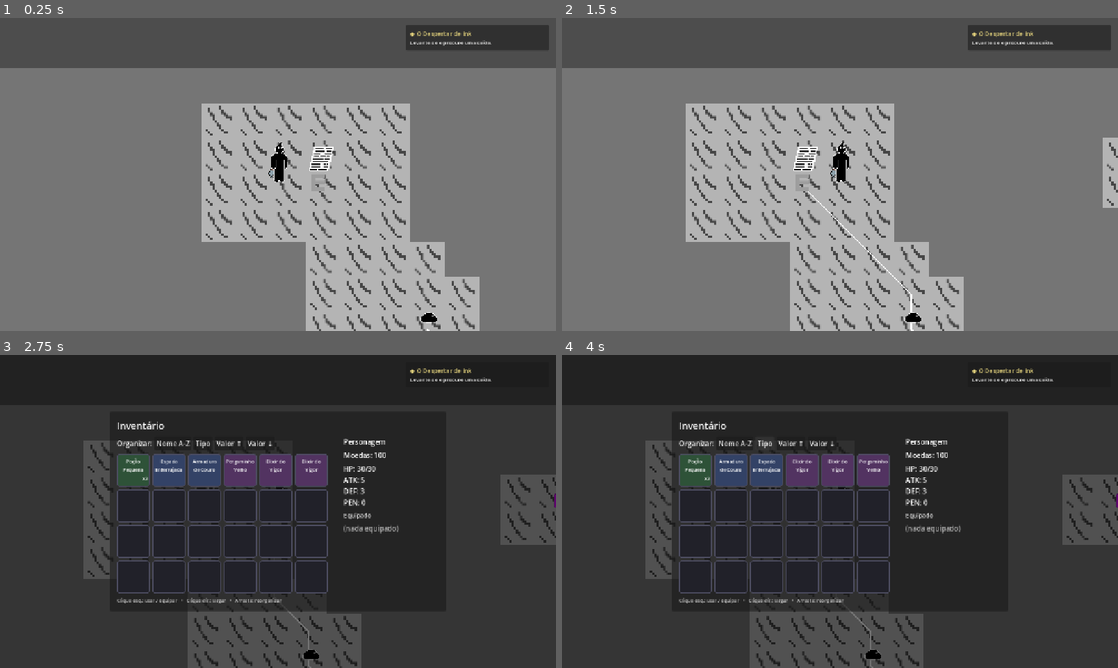
Above: before the commit, frames 1-4 (two rows, left to right).
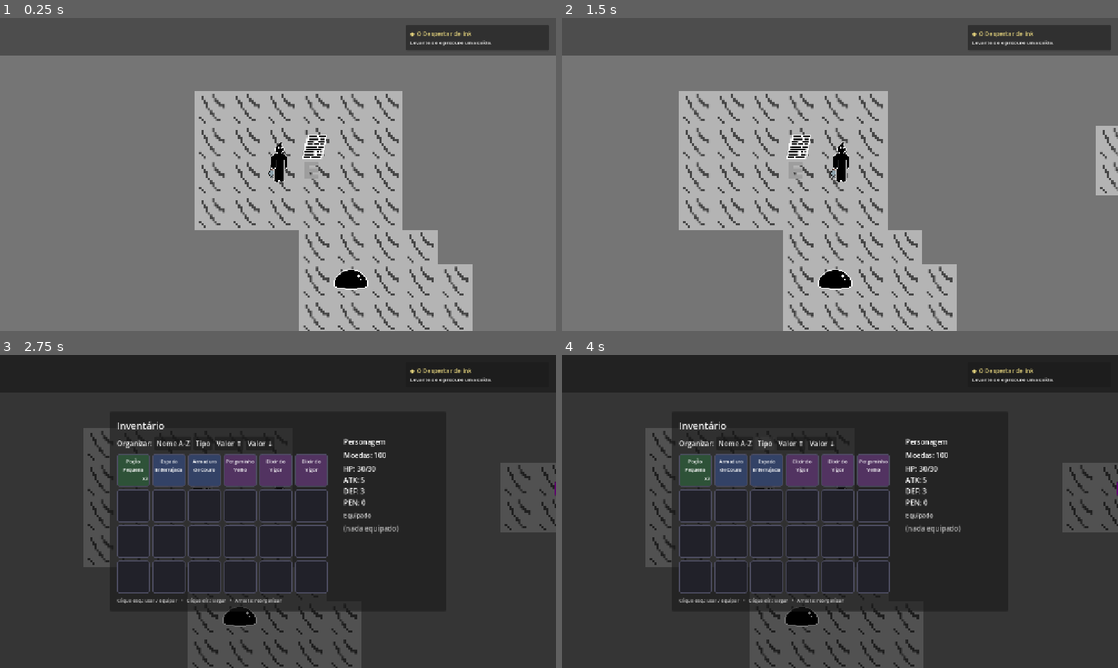
Above: after the commit, the same moments.

Repository: RodrigoAlvys/The-legend-of-Ink
Game: Godot game, scene res://mapas/mapa1.tscn
The game is run twice, just before and just after one commit, with the same random seed, the same clock (stepped at 60 frames per second) and the same inputs.
Inputs (mouse positions are in pixels of both pictures, inside the frame that each line leads up to):
- Up to frame 1 (0.25 s): no input
- Up to frame 2 (1.5 s): tap Enter at 0.5 s; move the mouse to (962, 158) at 0.52 s; hold Right (ui_right) 0.53-1.25 s; hold E (interact) 0.53-1.25 s; click (962, 158) at 0.67 s; drag from (728, 190) to (912, 318) at 1.27 s
- Up to frame 3 (2.75 s): tap Space at 2 s; move the mouse to (333, 442) at 2.02 s; hold Right (ui_right) from 2.03 s (still down); tap I at 2.1 s
- Up to frame 4 (4 s): release Right (ui_right) at 2.75 s; click "Nome A-Z" at 2.75 s; click "Tipo" at 3.5 s

The runs differ from the first frame. In frame 1, 14% of the frame differs, in the area x 0-100%, y 12-100%; in frame 2, 15%; in frame 3, 3.5%; in frame 4, 3.5%.

Commit message:
Mudança no comportamento do BaseCharacter
- refatoração das hierarquias do BaseCharacter, agora só existe
Player e NPC como clasees filhas
- Adicionado variáveis booleanas para comportamentos personagens
- Adicionado Enums globais
- Adicionado CombatData para transitar informações entre cena
atual e cena de combate e vice-versa.
- Adaptando Iniciátiva à novo comportamento de personagens

Diff:
--- /dev/null
+++ b/rp-gprojeto/global/Enums.gd
@@ -0,0 +1,10 @@
+extends RefCounted
+class_name Enum
+
+enum ROLE {
+	COMPANION,
+	ENEMY,
+	ALLY,
+	PLAYER,
+	NEUTRO
+}
--- /dev/null
+++ b/rp-gprojeto/mapas/CenaDeCombate/caverna_combat.gd
@@ -0,0 +1,4 @@
+extends Area2D
+
+func _on_body_entered(body: Node2D) -> void:
+	pass # Replace with function body.
--- a/rp-gprojeto/mapas/CenaDeCombate/cena_de_combate.gd
+++ b/rp-gprojeto/mapas/CenaDeCombate/cena_de_combate.gd
@@ -1 +1,11 @@
 extends Node2D
+
+@onready var combat_engine:=$CombateEngine
+@onready var ui:=$UI/Control
+
+func _ready() -> void:
+	if Combat_Data.is_playable():
+		combat_engine.combat_start(Combat_Data.fighters)
+
+func test():
+	pass
--- a/rp-gprojeto/mapas/CenaDeCombate/cena_de_combate.tscn
+++ b/rp-gprojeto/mapas/CenaDeCombate/cena_de_combate.tscn
@@ -1,8 +1,18 @@
 [gd_scene format=3 uid="uid://52d5nkxfqnyi"]
 
+[ext_resource type="Script" uid="uid://db65g1chdx2bk" path="res://mapas/CenaDeCombate/cena_de_combate.gd" id="1_0pxuf"]
 [ext_resource type="Script" uid="uid://du6dd08ttj48r" path="res://mapas/CenaDeCombate/combate_engine.gd" id="1_mmvge"]
 
 [node name="CenaDeCombate" type="Node2D" unique_id=560666884]
+script = ExtResource("1_0pxuf")
 
 [node name="CombateEngine" type="Node2D" parent="." unique_id=1517621591]
 script = ExtResource("1_mmvge")
+
+[node name="UI" type="CanvasLayer" parent="." unique_id=849887056]
+
+[node name="Control" type="Control" parent="UI" unique_id=796826833]
+layout_mode = 3
+anchors_preset = 0
+offset_right = 40.0
+offset_bottom = 40.0
--- a/rp-gprojeto/mapas/CenaDeCombate/combate_engine.gd
+++ b/rp-gprojeto/mapas/CenaDeCombate/combate_engine.gd
@@ -1,7 +1,10 @@
 extends Node2D
 
-@onready var Player:BaseCharacter = PlayerStatus
-var enemies:Array[BaseCharacter] = []
+signal combat_end()
+
+var fighters:Array[BaseCharacter] = []
 var initiative:Initiative=null
 
-func
+func combat_start(fighters_:Array[BaseCharacter])->void:
+	combat_end.emit()
+	fighters=fighters_
--- a/rp-gprojeto/mapas/mapa1.tscn
+++ b/rp-gprojeto/mapas/mapa1.tscn
@@ -9,9 +9,10 @@
 [ext_resource type="Script" uid="uid://dswpmo7muvybh" path="res://scripts/pathfinder/linha_visual.gd" id="4_ytfxv"]
 [ext_resource type="Script" uid="uid://dxjwaun3d2qp0" path="res://mapas/mapamarker.gd" id="5_8xejp"]
 [ext_resource type="Texture2D" uid="uid://bn64amwsgedxp" path="res://arte/sprites/slime.png" id="5_mt5wc"]
-[ext_resource type="Script" uid="uid://jyuis7x8ox6h" path="res://scripts/pathfinder/ponto_de_interesse.gd" id="6_0fef2"]
 [ext_resource type="Texture2D" uid="uid://caop3mfnw8o2u" path="res://arte/sprites/roxo.png" id="6_12toi"]
 [ext_resource type="Script" uid="uid://dt7wi5mflfd0e" path="res://npcs/roxo.gd" id="6_dvs42"]
+[ext_resource type="Script" uid="uid://31bexemgtq1r" path="res://mapas/CenaDeCombate/caverna_combat.gd" id="6_lt32i"]
+[ext_resource type="Script" uid="uid://cqj4hgmdird84" path="res://npcs/Enemies/Slimes/Slime_fraco.gd" id="7_jndb8"]
 [ext_resource type="Script" uid="uid://4fadttw774tc" path="res://npcs/papeltutorial.gd" id="10_r237k"]
 [ext_resource type="Texture2D" uid="uid://dldeaagux2jpl" path="res://arte/objetos/papeltutorial.png" id="13_0fef2"]
 
@@ -72,8 +73,8 @@
 navigation_layer_0/layers = 1
 sources/0 = SubResource("TileSetAtlasSource_2k3q6")
 
-[sub_resource type="CircleShape2D" id="CircleShape2D_ytfxv"]
-radius = 51.512207
+[sub_resource type="RectangleShape2D" id="RectangleShape2D_i7y2a"]
+size = Vector2(80, 80)
 
 [sub_resource type="RectangleShape2D" id="RectangleShape2D_jnqah"]
 size = Vector2(245, 10)
@@ -88,7 +89,6 @@
 script = ExtResource("1_4iet1")
 
 [node name="TileMapLayer" type="TileMapLayer" parent="." unique_id=1567406898]
-position = Vector2(1, 0)
 tile_map_data = PackedByteArray("AAABAAAAAAABAAAAAAABAAEAAAABAAAAAAACAAEAAAABAAAAAAADAAEAAAABAAAAAAAEAAEAAAABAAEAAAAEAA …(10480 unchanged characters)…
 tile_set = SubResource("TileSet_4hgir")
 
@@ -113,50 +113,28 @@
 
 [node name="Mobs" type="Node2D" parent="." unique_id=2065679150]
 
-[node name="Area2D" type="Area2D" parent="Mobs" unique_id=641119690 node_paths=PackedStringArray("pathfinder")]
-position = Vector2(365, 337)
-collision_layer = 0
-collision_mask = 2
-script = ExtResource("6_0fef2")
-pathfinder = NodePath("../../PathFinder/Path_engine")
+[node name="CharacterBody2D" type="CharacterBody2D" parent="Mobs" unique_id=764133829]
+position = Vector2(200, 280)
+script = ExtResource("6_lt32i")
 
-[node name="CollisionShape2D" type="CollisionShape2D" parent="Mobs/Area2D" unique_id=2073955291]
-scale = Vector2(0.42708334, 0.42708334)
-shape = SubResource("CircleShape2D_ytfxv")
+[node name="Node" type="Node" parent="Mobs/CharacterBody2D" unique_id=2683219]
+script = ExtResource("7_jndb8")
+fullname = "Slime Meloso"
+race = "Slime"
+gender = "Masculino"
+level = 1
+STR = 12
+DEX = 8
+CON = 13
+ESP = 12
 
-[node name="Slime" type="Sprite2D" parent="Mobs/Area2D" unique_id=1916451565]
-scale = Vector2(0.42708334, 0.42708334)
+[node name="Sprite2D" type="Sprite2D" parent="Mobs/CharacterBody2D" unique_id=959858718]
+position = Vector2(7.867813e-06, 7.867813e-06)
+scale = Vector2(0.87500024, 0.87500024)
 texture = ExtResource("5_mt5wc")
 
-[node name="Area2D2" type="Area2D" parent="Mobs" unique_id=2089649972 node_paths=PackedStringArray("pathfinder")]
-position = Vector2(1079, 893)
-collision_layer = 0
-collision_mask = 2
-script = ExtResource("6_0fef2")
-pathfinder = NodePath("../../PathFinder/Path_engine")
-
-[node name="CollisionShape2D" type="CollisionShape2D" parent="Mobs/Area2D2" unique_id=1466461621]
-scale = Vector2(0.42708334, 0.42708334)
-shape = SubResource("CircleShape2D_ytfxv")
-
-[node name="Slime" type="Sprite2D" parent="Mobs/Area2D2" unique_id=59557006]
-scale = Vector2(0.42708334, 0.42708334)
-texture = ExtResource("5_mt5wc")
-
-[node name="Area2D3" type="Area2D" parent="Mobs" unique_id=932981366 node_paths=PackedStringArray("pathfinder")]
-position = Vector2(-729, 523)
-collision_layer = 0
-collision_mask = 2
-script = ExtResource("6_0fef2")
-pathfinder = NodePath("../../PathFinder/Path_engine")
-
-[node name="CollisionShape2D" type="CollisionShape2D" parent="Mobs/Area2D3" unique_id=715644270]
-scale = Vector2(0.42708334, 0.42708334)
-shape = SubResource("CircleShape2D_ytfxv")
-
-[node name="Slime" type="Sprite2D" parent="Mobs/Area2D3" unique_id=1194617524]
-scale = Vector2(0.42708334, 0.42708334)
-texture = ExtResource("5_mt5wc")
+[node name="CollisionShape2D" type="CollisionShape2D" parent="Mobs/CharacterBody2D" unique_id=2122618325]
+shape = SubResource("RectangleShape2D_i7y2a")
 
 [node name="PortaParaMapa2" type="Area2D" parent="." unique_id=1929452527]
 collision_layer = 4
@@ -195,7 +173,7 @@
 position = Vector2(1, 0)
 
 [node name="CharacterBody2D" parent="Entidades" unique_id=1566683655 instance=ExtResource("2_2k3q6")]
-position = Vector2(16, 4)
+position = Vector2(31, 32)
 
 [node name="Roxo" type="CharacterBody2D" parent="Entidades" unique_id=1025481110]
 position = Vector2(939, 5)
--- a/rp-gprojeto/npcs/Enemies.gd
+++ /dev/null
@@ -1,2 +0,0 @@
-extends NPC
-class_name Enemy
--- a/rp-gprojeto/npcs/Enemies/Slime.gd
+++ b/rp-gprojeto/npcs/Enemies/Slime.gd
@@ -1,5 +1,9 @@
-extends Enemy
+extends NPC
 class_name Slime
 
+func free() -> void:
+	self.race = "Slime"
+	super._ready()
+
 func give_damage() -> int:
-	return max(Dice.sum_rolls(2, 4) + atribute_mod("STR"), 1)
+	return max(Dice.sum_rolls(2, 4) + atribute_mod("ESP"), 1)
--- a/rp-gprojeto/project.godot
+++ b/rp-gprojeto/project.godot
@@ -22,6 +22,8 @@
 DialogueUI="*uid://cwtquivv6j7lr"
 Gamestate="*uid://kmqwxg0q1hiy"
 PlayerData="*uid://bc2pvwntof11n"
+Enums="*uid://7qecb43d5u3d"
+Combat_Data="*uid://dv3yl0u3v5hne"
 
 [display]
 
--- /dev/null
+++ b/rp-gprojeto/scripts/CombatData.gd
@@ -0,0 +1,24 @@
+extends Node
+class_name CombatData
+
+var startable:bool=false
+var fighters:Array[BaseCharacter]=[]
+var prev_cene:String=""
+
+func set_combat_data(cene:String, fighters_:Array[BaseCharacter]):
+	prev_cene=cene
+	fighters=fighters_
+	is_playable()
+
+func is_playable()->bool:
+	if fighters.size()<2:
+		startable=false
+	for x in fighters:
+		if x.playable:
+			startable=true
+	return startable
+
+func clear()->void:
+	startable=false
+	fighters=[]
+	prev_cene=""
--- a/rp-gprojeto/scripts/combat/BaseCharacter.gd
+++ b/rp-gprojeto/scripts/combat/BaseCharacter.gd
@@ -1,6 +1,6 @@
 #BaseCharacter
 # Classe abstrata
-extends Node2D
+extends Node
 class_name BaseCharacter
 
 signal death(character:BaseCharacter)
@@ -10,7 +10,8 @@
 signal change_mp_max(character:BaseCharacter, new:int, old:int)
 signal change_temp(character:BaseCharacter, attr:String, new:int, old:int)
 signal change_mod(character:BaseCharacter, attr:String, new:int, old:int)
-signal change_derivade(character:BaseCharacter)
+signal change_derivative(character:BaseCharacter)
+signal change_role(character:BaseCharacter, role:Enum.ROLE)
 
 const ATTRIBUTES:PackedStringArray = [
 	"STR",
@@ -21,9 +22,17 @@
 	"MP",
 	"ACCURACY",
 	"RESISTANCE",
-	"INITIATIVE"
+	"INITIATIVE",
+	"DODGE"
 ]
 
+var _playable:bool=false
+var _hostile:bool=false
+var _friendly:bool=false
+var _role:Enum.ROLE
+var role:Enum.ROLE:
+	get: return get_role()
+	set(new): set_role(new)
 var _name:Array[String] = [""]
 @export var fullname:String:
 	get: return get_fullname()
@@ -93,11 +102,15 @@
 var _initiative:int
 var initiative_bonus:int:
 	get: return get_initiative()
-	set(new): push_warning("Accuracy é um atributo produto, portanto não pode ser definida")
+	set(new): push_warning("Initiative é um atributo produto, portanto não pode ser definida")
 var _resistance:int
 var resistance:int:
 	get: return get_resistance()
-	set(new): push_warning("Accuracy é um atributo produto, portanto não pode ser definida")
+	set(new): push_warning("Resistance é um atributo produto, portanto não pode ser definida")
+var _dodge:int
+var dodge:int:
+	get: return get_dodge()
+	set(new): push_warning("Dodge é um atributo produto, portanto não pode ser definida")
 
 var _attr_mod:Dictionary[String, int] = {}
 var _attr_temp:Dictionary[String, int] = {}
@@ -123,8 +136,8 @@
 	if weapon:
 		pass
 	return max(Dice.d4() + atribute_mod("STR"), 1)
-func dodge() -> int:
-	return generic_roll("DEX")
+func dodging() -> int:
+	return self.dodge
 func defend():
 	var boon:int=max(atribute_mod("CON") + self.level, 1)
 	set_attr_temp("RESISTANCE", boon)
@@ -160,12 +173,13 @@
 # resets
 
 func set_all_derivative()->void:
-	set_accuracy()
 	set_hp_max()
 	set_mp_max()
+	set_accuracy()
 	set_resistance()
 	set_initiative()
-	change_derivade.emit(self)
+	set_dodge()
+	change_derivative.emit(self)
 func _clear_temp():
 	for x in ATTRIBUTES:
 		_attr_temp[x]=0
@@ -342,3 +356,47 @@
 		change_temp.emit(self, attr, new, old)
 		return
 	push_warning("Não existe esse atributo")
+func get_dodge(temp:bool=true, mod:bool=true)->int:
+	var resul:int=_dodge
+	if temp:
+		resul+=get_attr_temp("DODGE")
+	if mod:
+		resul+=get_attr_mod("DODGE")
+	return resul
+func set_dodge()->void:
+	self._dodge=atribute_mod("DEX")
+func set_role(role_:Enum.ROLE=Enum.ROLE.ALLY):
+	match role_:
+		Enum.ROLE.PLAYER:
+			_playable=true
+			_hostile=false
+			_friendly=false
+		Enum.ROLE.COMPANION:
+			_playable=true
+			_hostile=false
+			_friendly=true
+		Enum.ROLE.ENEMY:
+			_playable=false
+			_hostile=true
+			_friendly=false
+		Enum.ROLE.ALLY:
+			_playable=false
+			_hostile=false
+			_friendly=true
+		Enum.ROLE.NEUTRO:
+			_playable=false
+			_hostile=false
+			_friendly=false
+		_:
+			push_warning("Esse papel não existe")
+			return
+	change_role.emit(self, role_)
+	_role=role_
+func get_role()->Enum.ROLE:
+	return _role
+func is_playable()->bool:
+	return _playable
+func is_friendly()->bool:
+	return _friendly
+func is_hostile()->bool:
+	return _hostile
--- a/rp-gprojeto/scripts/combat/Initiative.gd
+++ b/rp-gprojeto/scripts/combat/Initiative.gd
@@ -51,10 +51,9 @@
 var aux_point:NodeInitiative
 var last:NodeInitiative
 var dict_nodes:Dictionary[String, NodeInitiative]
-var dict_character:Dictionary
 var node_count:int = 0
 var _duplicate:Dictionary[String, int]
-func _init(main_character:Playable, npcs:Array[BaseCharacter]) -> void:
+func _init(npcs:Array[BaseCharacter]) -> void:
 	dict_nodes["round_time"] = TimeNode.new("round_time", 0.0, 1)
 	point = dict_nodes["round_time"]
 	last = dict_nodes["round_time"]
@@ -62,7 +61,6 @@
 	last.prev=last
 	node_count+=1
 	var character:Array[BaseCharacter] = npcs
-	character.append(main_character)
 	for x in character:
 		dict_nodes[x.first_name] = CharacterNode.new(x, x.test_initiative())
 		self.add_node(dict_nodes[x.first_name])
@@ -153,3 +151,24 @@
 		key = "%s_%d" % [new.nome, _duplicate[new.nome]]
 		new.dict_key=key
 	dict_nodes[key] = new
+func get_playable()->Array[CharacterNode]:
+	var list:Array[CharacterNode]=[]
+	for x in dict_nodes.values():
+		if x.is_class("CharacterNode"):
+			if x.character.is_playable():
+				list.append(x)
+	return list
+func get_hostile()->Array[CharacterNode]:
+	var list:Array[CharacterNode]=[]
+	for x in dict_nodes.values():
+		if x.is_class("CharacterNode"):
+			if x.character.is_hostile():
+				list.append(x)
+	return list
+func get_friendly()->Array[CharacterNode]:
+	var list:Array[CharacterNode]=[]
+	for x in dict_nodes.values():
+		if x.is_class("CharacterNode"):
+			if x.character.is_friendly():
+				list.append(x)
+	return list
--- a/rp-gprojeto/scripts/combat/Playable.gd
+++ /dev/null
@@ -1,2 +0,0 @@
-extends BaseCharacter
-class_name Playable
--- a/rp-gprojeto/scripts/combat/PlayerStatus.gd
+++ b/rp-gprojeto/scripts/combat/PlayerStatus.gd
@@ -1,6 +1,8 @@
-extends Playable
+extends BaseCharacter
+class_name Player
 
 func _ready() -> void:
+	self.playable=true
 	self.fullname = "Ink"
 	self.gender = "M"
 	self.level = 1
Not shown, added: rp-gprojeto/global/Enums.gd.uid
Not shown, added: rp-gprojeto/mapas/CenaDeCombate/caverna_combat.gd.uid
Not shown, removed: rp-gprojeto/npcs/Enemies.gd.uid
Not shown, added: rp-gprojeto/scripts/CombatData.gd.uid
Not shown, removed: rp-gprojeto/scripts/combat/Playable.gd.uid
